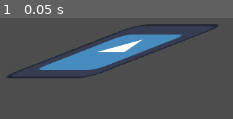
Above: before the commit, frame 1.
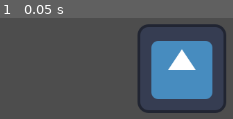
Above: after the commit, the same moment.

Repository: Nhanth123/shader-godot
Game: Godot game, scene res://scenes/shaders_101.tscn
Two runs of this game, one before a commit and one after it. Both use one fixed random seed, a clock stepped at 60 frames per second and the inputs below. The engine's default icon, where the game draws it, is replaced by a stand-in: a white triangle on a blue panel in a dark square.
Inputs:
- Up to frame 1 (0.05 s): no input

The runs differ from the first frame. In frame 1, 29% of the frame differs, in the area x 3-97%, y 6-95%.

Commit message:
Feature: TIME in shader

Diff:
--- a/scenes/shaders_101.tscn
+++ b/scenes/shaders_101.tscn
@@ -1,6 +1,7 @@
-[gd_scene load_steps=5 format=3 uid="uid://dtwhv0coxnqgp"]
+[gd_scene load_steps=6 format=3 uid="uid://dtwhv0coxnqgp"]
 
 [ext_resource type="Shader" path="res://shaders/basic.gdshader" id="1_ke1je"]
+[ext_resource type="Script" path="res://scripts/shader_101.gd" id="1_xwdi2"]
 [ext_resource type="Texture2D" uid="uid://drtyf876rx425" path="res://icon.svg" id="2_1twr0"]
 
 [sub_resource type="ShaderMaterial" id="ShaderMaterial_8bvo5"]
@@ -10,6 +11,7 @@
 shader = ExtResource("1_ke1je")
 
 [node name="Shaders101" type="Node2D"]
+script = ExtResource("1_xwdi2")
 
 [node name="Sprite2D" type="Sprite2D" parent="."]
 material = SubResource("ShaderMaterial_8bvo5")
--- /dev/null
+++ b/scripts/shader_101.gd
@@ -0,0 +1,5 @@
+extends Node
+
+func _process(delta: float) -> void:
+	var TIME = Time.get_ticks_msec() / 1000.0
+	print("TIME: " + str(TIME))
--- a/shaders/basic.gdshader
+++ b/shaders/basic.gdshader
@@ -4,8 +4,10 @@
 {
 	if(VERTEX.y > 0.0)
 	{
-		VERTEX += vec2(-200, -50);
+		//VERTEX += vec2(-200, -50);
 	}
+
+	VERTEX += vec2(TIME)
 
 }
 
